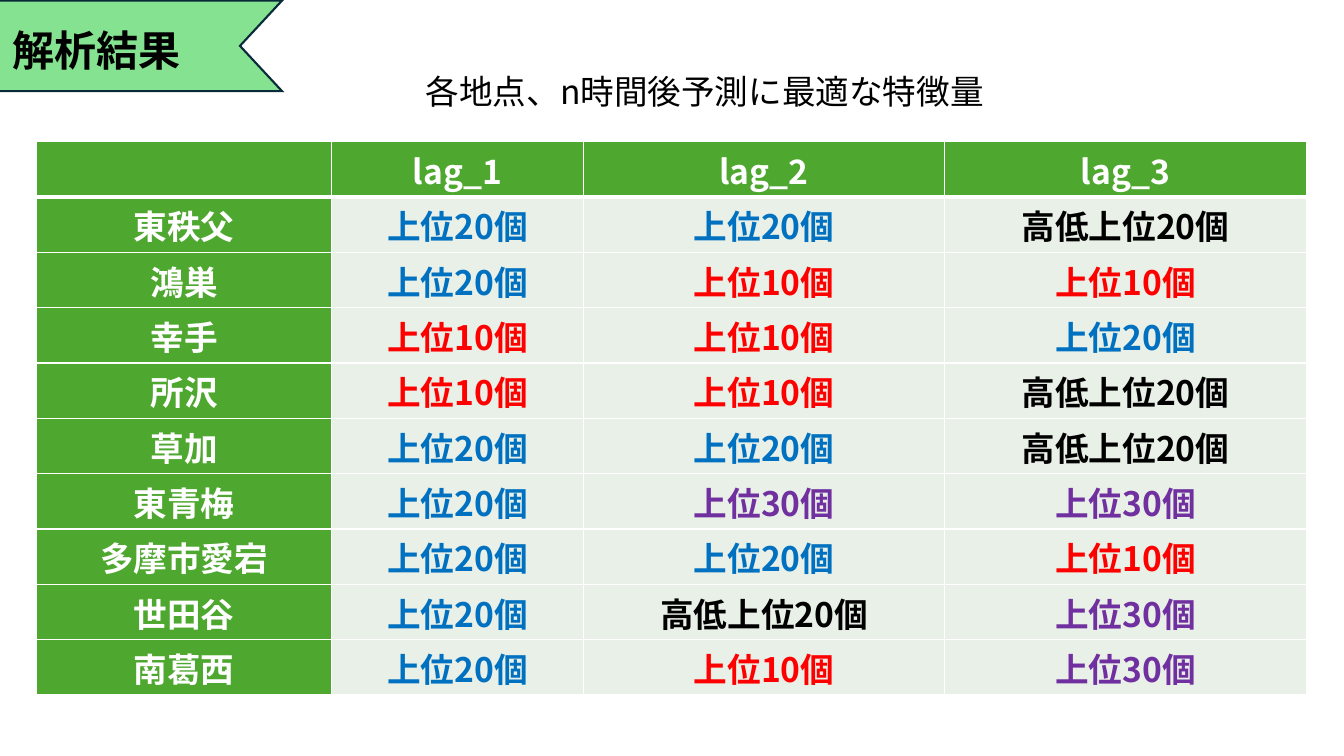
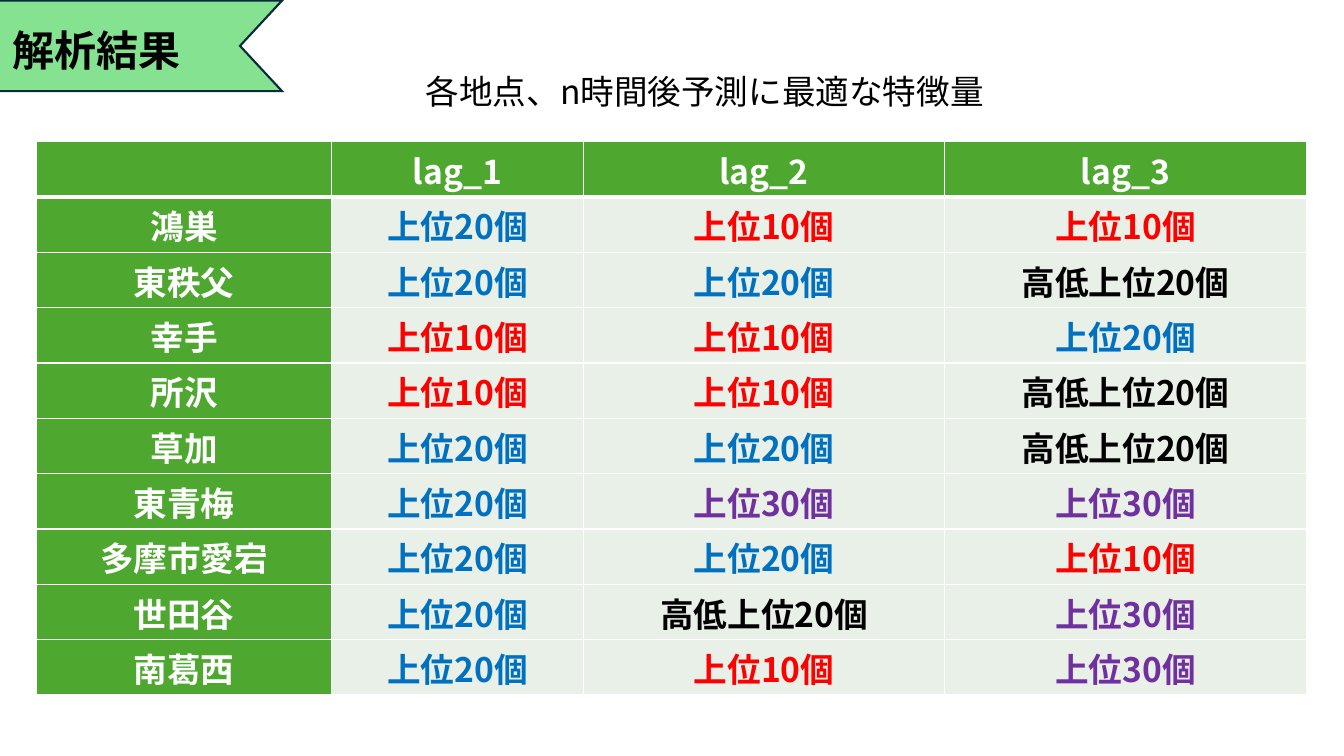
Before and after one commit to Tatsuki0623/lab, a slide deck: slide 11 of out_data/最終発表.pptx (slide 7 before the commit). Drawn at 1344x756 pixels with LibreOffice and Linux fonts; fonts in the diff are those of the drawing. Boxes give left, top, right and bottom in pixels: in the first picture for what was removed or moved away, otherwise in the second. Text is boxed around its words. In the diff, an @@ line names an element or a change of style, - is before the commit and + after.

```diff
--- a/out_data/最終発表.pptx
+++ b/out_data/最終発表.pptx
@@ table at [36,142,1305,696] @@
+row 2: 鴻巣 | 上位20個 | 上位10個 | 上位10個
-row 3: 鴻巣 | 上位20個 | 上位10個 | 上位10個
```
Also in this commit, not shown: 5 other slides changed, 4 slides added, 4 other files.
